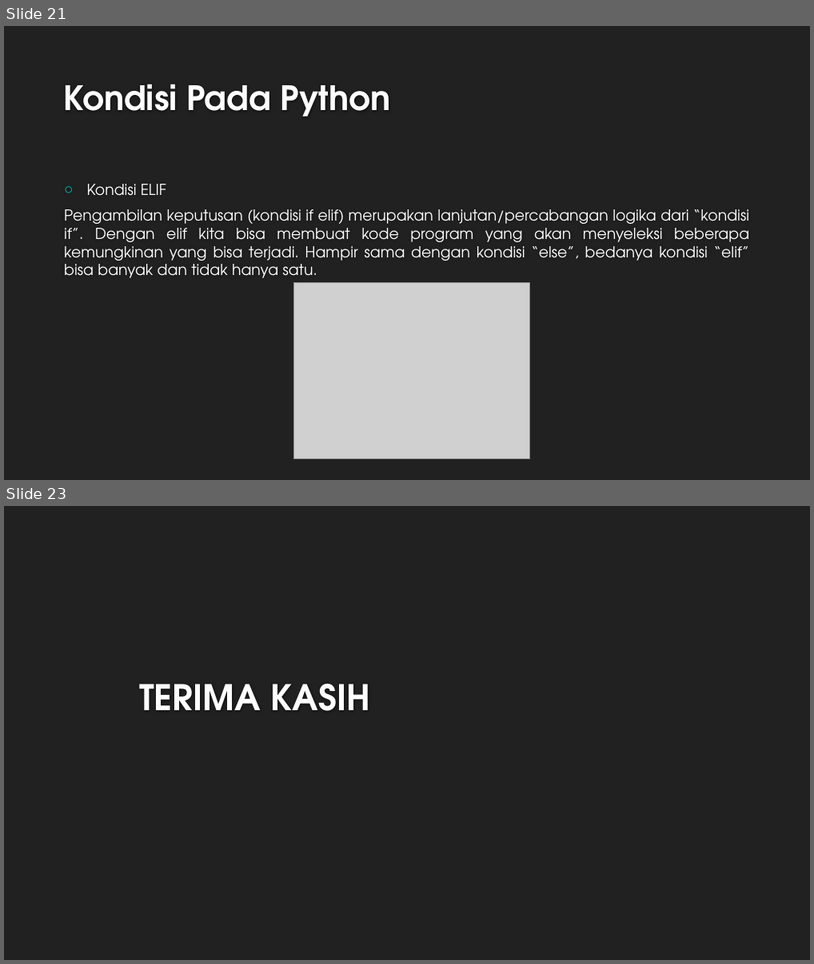
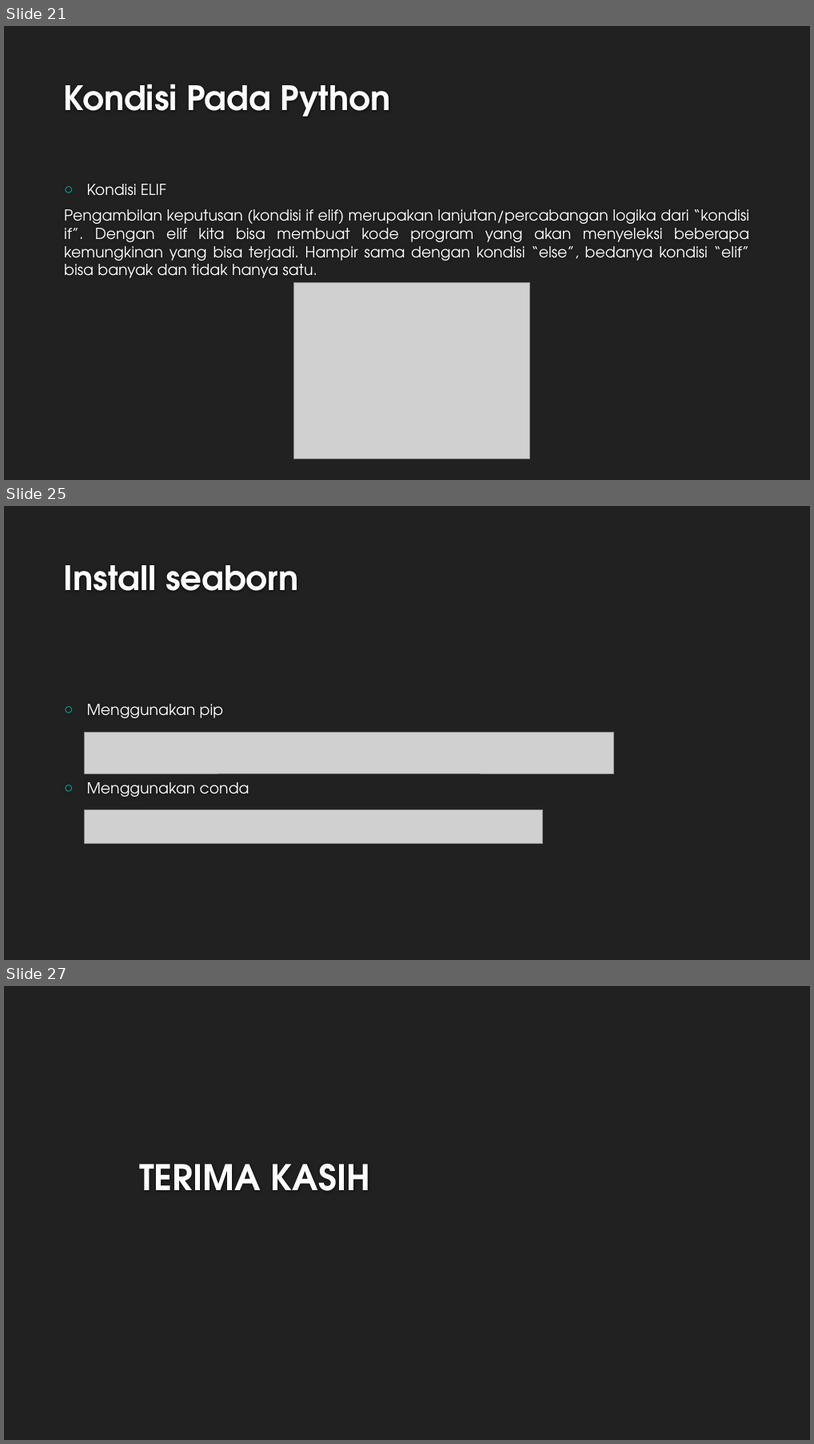
Before and after one commit to dhimasrds/Pengantar-Deep-Learning, a slide deck: Tugas 1/Tugas 1.pptx. Shown one above the other, each under a label of ours: slides 21 and 23 before the commit, slides 21, 25 and 27 after it; the slides between them are not shown. The pictures are 814x964 and 814x1444 pixels, drawn with LibreOffice and Linux fonts; fonts in the diff are those of the drawing; grey boxes stand for pictures; background and template pictures are left out. Boxes give left, top, right and bottom in pixels: in the first picture for what was removed or moved away, otherwise in the second. Text is boxed around its words. In the diff, an @@ line names an element or a change of style, - is before the commit and + after.

Commit message:
jupyter dan seaborn

```diff
--- a/Tugas 1/Tugas 1.pptx
+++ b/Tugas 1/Tugas 1.pptx
@@ slide 25 added at (x1=4, y1=506, x2=810, y2=960), background #212121 @@
@@ title added at (x1=64, y1=565, x2=298, y2=591), 40 pt, text #FEFEFE, bold @@
+Install seaborn
@@ text added at (x1=87, y1=704, x2=250, y2=796), 18 pt, text #FFFFFF @@
+○ Menggunakan pip
+○ Menggunakan conda
@@ picture added at (x1=85, y1=732, x2=614, y2=773) @@
@@ picture added at (x1=85, y1=810, x2=543, y2=843) @@
@@ what was slide 23 is now slide 27 @@
```
Also in this commit, not shown: 1 slide changed, 3 other slides added.
